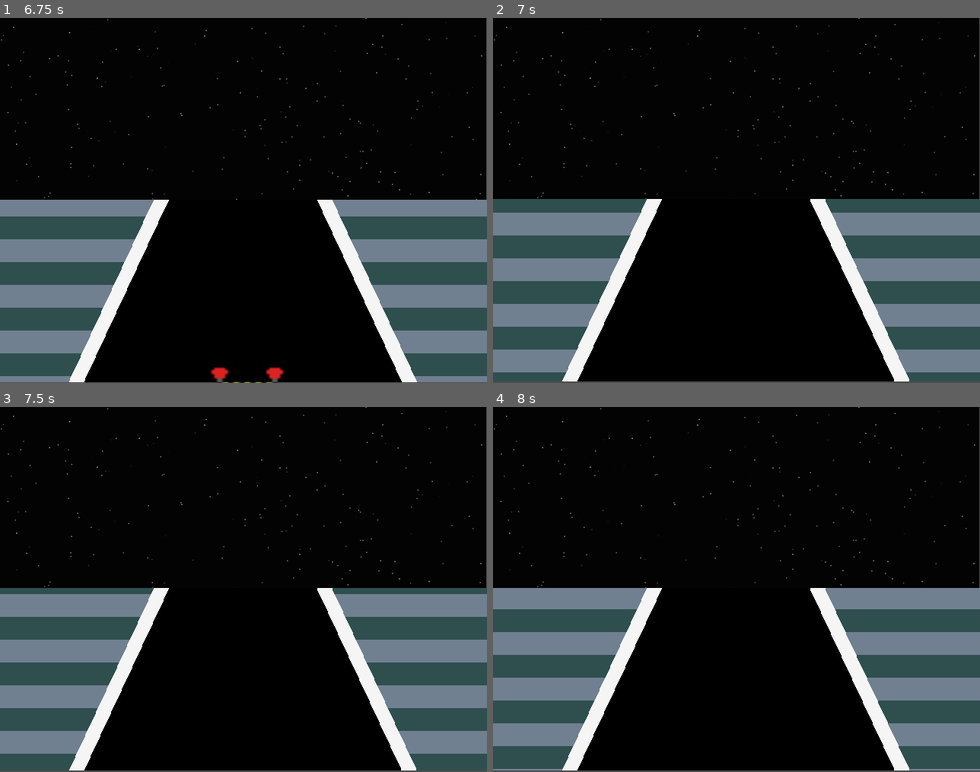
Above: before the commit, frames 1-4 (two rows, left to right).
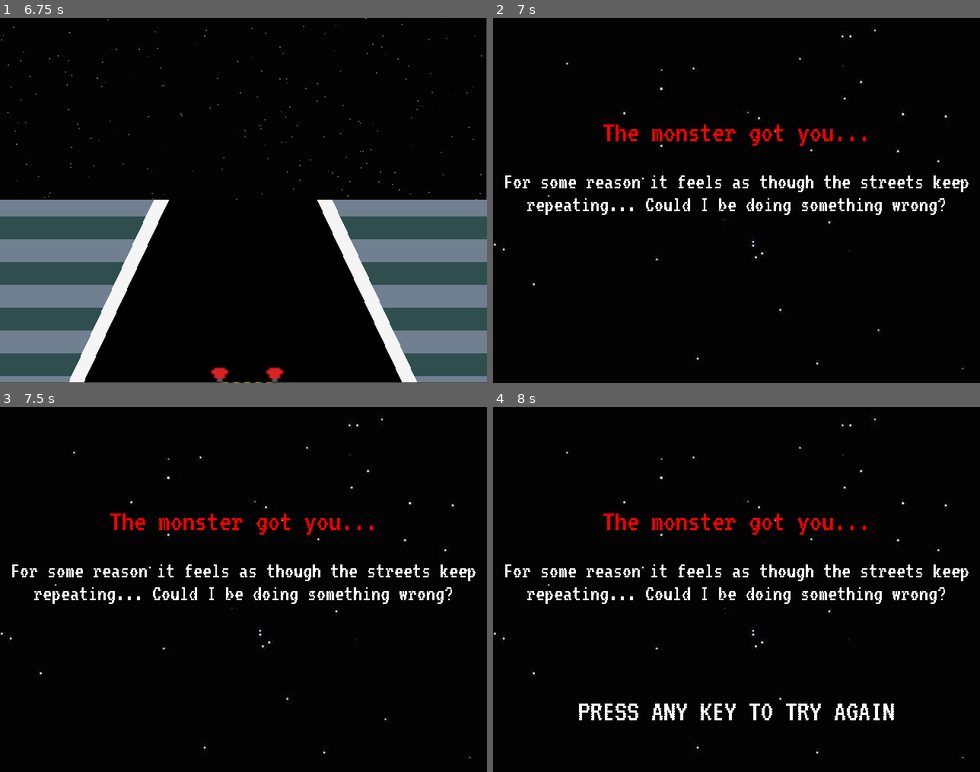
Above: after the commit, the same moments.

Repository: Jahavsuna/gamejam25
Game: Godot game, scene res://scenes/TitleScreen.tscn
The game is run twice, just before and just after one commit, with the same random seed, the same clock (stepped at 60 frames per second) and the same inputs.
Inputs:
- Up to frame 1 (6.75 s): tap Enter at 0.5 s; hold Up (ui_up) 0.53-2.03 s; hold Left (ui_left) 2.03-3.53 s; hold Down (ui_down) 3.53-4.28 s; hold Right (ui_right) 4.28-5.03 s; hold Up (ui_up) 5.03-5.78 s; hold Right (ui_right) from 5.78 s (still down)
- Up to frame 2 (7 s): keep holding Right (ui_right)
- Up to frame 3 (7.5 s): keep holding Right (ui_right)
- Up to frame 4 (8 s): keep holding Right (ui_right)

Frame 1 is identical in both runs. In frame 2, 29% of the frame differs, in the area x 0-100%, y 0-100%; in frame 3, 29%; in frame 4, 29%.

Commit message:
Added lose condition on falling from screen

Diff:
--- a/scenes/game_manager.gd
+++ b/scenes/game_manager.gd
@@ -27,6 +27,13 @@
 		print("Player caught! state=" + str(state))
 		_apply_defeat()
 
+	# The player also loses if they are dragged off-screen
+	var player_position = GameGlobals.get_player_screen_position()
+	if player_position.y > GameGlobals.screen_height:
+		state = GameState.DEFEAT
+		print("Player dragged off-screen! state=" + str(state))
+		_apply_defeat()
+
 	# Check whether the player reached the track end
 	#if player_coordinate >= track_end: Return this later
 	if player_coordinate >= track_end-1000:
--- a/scripts/game_globals.gd
+++ b/scripts/game_globals.gd
@@ -55,6 +55,11 @@
 		return -1
 	return player_node.track_coordinate
 
+func get_player_screen_position() -> Vector2:
+	if player_node == null:
+		push_error("Attempted to get player track_coord, but player doesn't exist.")
+	return player_node.get_child(0).position
+
 func register_track(track: Node2D) -> void:
 	if track_node != null:
 		push_warning("A track node is already registered. Overwriting.")
Not shown: 1 places in scenes/Player.tscn that only renumber resources
